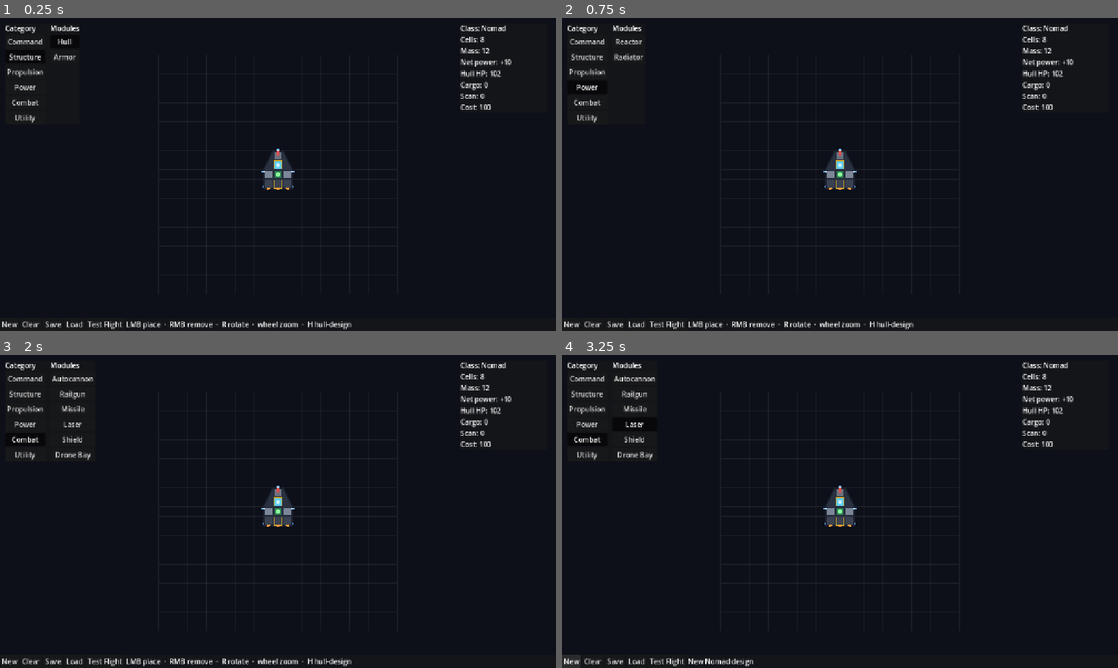
Above: before the commit, frames 1-4 (two rows, left to right).
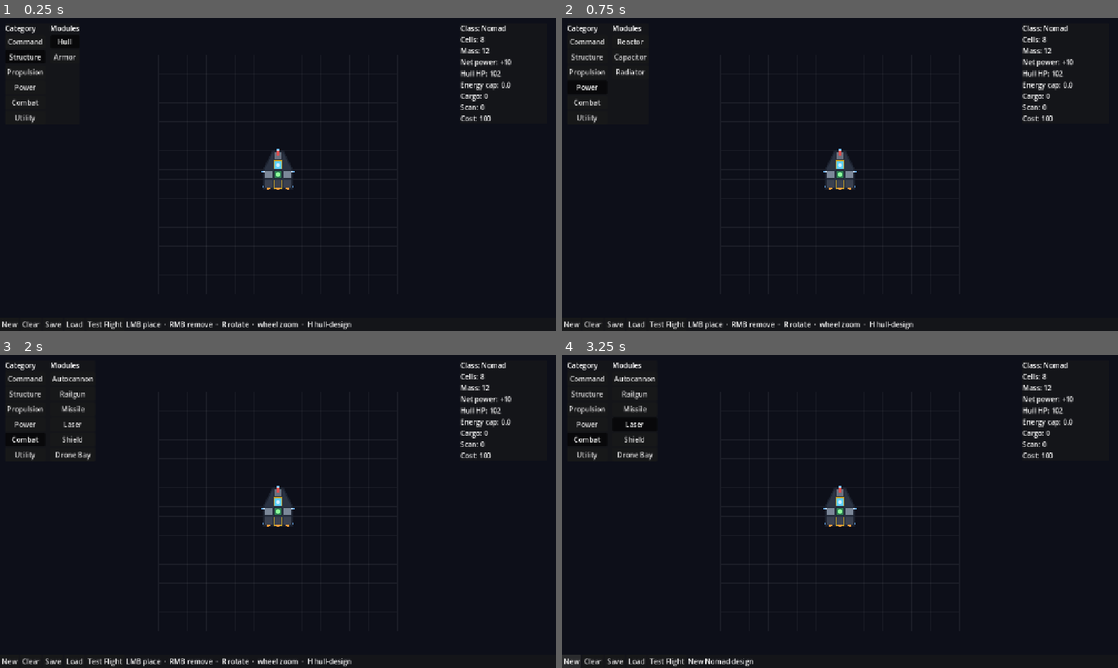
Above: after the commit, the same moments.

Repository: psyinf/seeker
Game: Godot game, scene res://scenes/main/main.tscn
Same seed, same stepped clock (60 frames per second), same inputs: the game is played once before the commit and once after it.
Inputs:
- Up to frame 1 (0.25 s): no input
- Up to frame 2 (0.75 s): click "Power" at 0.5 s
- Up to frame 3 (2 s): click "Combat" at 1.25 s
- Up to frame 4 (3.25 s): click "Laser" at 2 s; click "New" at 2.75 s

The runs differ from the first frame. In frame 1, 0.3% of the frame differs, in the area x 82-92%, y 20-33%; in frame 2, 0.5%, in the area x 9-92%, y 6-33%; in frame 3, 0.3%; in frame 4, 0.3%.

Commit message:
feat: add beam capacitor and Capacitor module
Energy weapons now run on an internal capacitor that drains while firing and reloads while idle (full drain locks out until fully reloaded). New Capacitor module adds energy capacity that extends every energy weapon's duration. Document the drive/shield/weapon energy-management idea.

Diff:
--- a/scenes/ship/editor/ship_design_editor.gd
+++ b/scenes/ship/editor/ship_design_editor.gd
@@ -43,6 +43,7 @@
 	]],
 	["Power", [
 		[ShipSegment.Kind.REACTOR, "Reactor"],
+		[ShipSegment.Kind.CAPACITOR, "Capacitor"],
 		[ShipSegment.Kind.RADIATOR, "Radiator"],
 	]],
 	["Combat", [
@@ -350,6 +351,7 @@
 		"Mass: %.0f" % design.total_mass(),
 		"Net power: %+.0f" % design.net_power(),
 		"Hull HP: %.0f" % design.total_hp(),
+		"Energy cap: %.1f" % design.energy_capacity_total(),
 		"Cargo: %.0f" % design.cargo_capacity_total(),
 		"Scan: %.0f" % design.scan_range_total(),
 		"Cost: %.0f" % design.build_cost_total(),
--- a/scenes/ship/module_stats.gd
+++ b/scenes/ship/module_stats.gd
@@ -27,6 +27,9 @@
 @export var scan_range: float = 0.0
 ## Fuel storage the module adds (fuel tanks only).
 @export var fuel_capacity: float = 0.0
+## Energy storage the module adds (capacitors only); extends energy-weapon
+## capacity now, and is the reserve a future energy system draws from.
+@export var energy_capacity: float = 0.0
 
 
 ## Baseline stats for a `ShipSegment.Kind`, as a fresh resource. Callers own the
@@ -92,6 +95,12 @@
 			s.mass = 2.0
 			s.armor_hp = 40.0
 			s.build_cost = 12.0
+		ShipSegment.Kind.CAPACITOR:
+			s.mass = 1.0
+			s.power_draw = 1.0
+			s.armor_hp = 8.0
+			s.build_cost = 14.0
+			s.energy_capacity = 2.0
 		_:
 			pass
 	return s
--- a/scenes/ship/segmented_hull.gd
+++ b/scenes/ship/segmented_hull.gd
@@ -161,5 +161,7 @@
 			return Color("9aa4b0")
 		ShipSegment.Kind.ARMOR:
 			return Color("5a6270")
+		ShipSegment.Kind.CAPACITOR:
+			return Color("c9b03a")
 		_:
 			return Color("7b8798")
--- a/scenes/ship/ship.gd
+++ b/scenes/ship/ship.gd
@@ -154,6 +154,8 @@
 		turret.queue_free()
 	_turrets.clear()
 	var cs := design.cell_size
+	# Capacitor modules add to every energy weapon's store, so they fire longer.
+	var capacitor_bonus := design.energy_capacity_total()
 	for segment in design.segments:
 		if segment == null or segment.kind != ShipSegment.Kind.WEAPON:
 			continue
@@ -161,6 +163,7 @@
 		if turret == null:
 			continue
 		turret.weapon = WeaponConfig.from_name(segment.weapon)
+		turret.capacitor_bonus = capacitor_bonus
 		turret.position = Vector2(segment.cell) * cs
 		turret.rotation = segment.facing_dir().angle() + PI / 2.0
 		add_child(turret)
--- a/scenes/ship/ship_design.gd
+++ b/scenes/ship/ship_design.gd
@@ -219,6 +219,16 @@
 	for segment in segments:
 		if segment != null:
 			total += segment.stats().build_cost
+	return total
+
+
+## Combined energy storage from all capacitor modules; extends the ship's
+## energy-weapon capacity (and the future shared energy reserve).
+func energy_capacity_total() -> float:
+	var total := 0.0
+	for segment in segments:
+		if segment != null:
+			total += segment.stats().energy_capacity
 	return total
 
 
--- a/scenes/ship/ship_segment.gd
+++ b/scenes/ship/ship_segment.gd
@@ -24,6 +24,7 @@
 	FUEL_TANK,
 	RADIATOR,
 	ARMOR,
+	CAPACITOR,
 }
 
 ## Which way a directional part points. UP is -Y — the ship's forward.
--- a/scenes/ship/ship_turret.gd
+++ b/scenes/ship/ship_turret.gd
@@ -83,6 +83,17 @@
 ## it reaches this frame (local pixels from the muzzle).
 var _beam_active: bool = false
 var _beam_length: float = 0.0
+## Extra capacitor energy granted by the ship's Capacitor modules; added to the
+## weapon's own store so mounting capacitors lets energy weapons fire longer.
+var capacitor_bonus: float = 0.0:
+	set(value):
+		capacitor_bonus = value
+		_charge = _max_charge() # top up so the added capacity starts full
+## Current capacitor charge (energy) of a BEAM weapon.
+var _charge: float = 0.0
+## False after a full depletion until the capacitor reloads to full again; blocks
+## firing so the beam can't stutter at empty.
+var _beam_ready: bool = true
 
 ## Physics layer targets sit on; beams ray-cast against it.
 const TARGET_LAYER := 4
@@ -106,6 +117,16 @@
 		return
 	fire_rate = weapon.fire_rate
 	projectile_speed = weapon.projectile_speed
+	_charge = _max_charge() # a fresh weapon starts fully charged
+	_beam_ready = true
+
+
+## Effective capacitor size: the weapon's own store plus the ship's capacitor
+## modules. Zero for non-beam weapons.
+func _max_charge() -> float:
+	if weapon == null or weapon.kind != WeaponConfig.Kind.BEAM:
+		return 0.0
+	return weapon.capacitor + capacitor_bonus
 
 
 func _process(delta: float) -> void:
@@ -162,13 +183,26 @@
 		recoil_applied.emit(-dir * recoil)
 
 
-## Runs the energy beam while firing: ray-casts along the barrel up to the
-## weapon's range, burns the first target hit (damage per second), and records the
-## reach so `_draw` can render the beam. No projectile, no recoil.
+## Runs the energy beam while firing: drains the capacitor, ray-casts along the
+## barrel up to the weapon's range, burns the first target hit (damage per
+## second), and records the reach so `_draw` can render the beam. The capacitor
+## recharges while idle and, once fully drained, must reload to full before firing
+## again (so a short burst keeps its remaining charge). No projectile, no recoil.
 func _process_beam(delta: float) -> void:
-	if not firing:
-		if _beam_active:
-			_beam_active = false
+	var cap := _max_charge()
+	var wants_fire := firing and _beam_ready and _charge > 0.0
+	if wants_fire:
+		_charge = maxf(0.0, _charge - weapon.discharge_rate * delta)
+		if _charge <= 0.0:
+			_beam_ready = false
+	elif _charge < cap:
+		_charge = minf(cap, _charge + weapon.recharge_rate * delta)
+		if _charge >= cap:
+			_beam_ready = true
+	if not wants_fire:
+		var need_redraw := _beam_active or _charge < cap
+		_beam_active = false
+		if need_redraw:
 			queue_redraw()
 		return
 	var muzzle := muzzle_position()
@@ -202,3 +236,11 @@
 		draw_line(start, tip, Color(weapon.projectile_color, 0.3), 6.0, true)
 		draw_line(start, tip, weapon.projectile_color, 2.0, true)
 		draw_circle(tip, 3.0, weapon.projectile_color)
+	# Capacitor charge ring around the base: full arc = charged, dim = reloading.
+	var cap := _max_charge()
+	if cap > 0.0:
+		var frac := clampf(_charge / cap, 0.0, 1.0)
+		var ring := weapon.projectile_color if _beam_ready else Color(0.55, 0.58, 0.62)
+		if frac > 0.0:
+			draw_arc(Vector2.ZERO, base_radius + 3.0, -PI / 2.0, -PI / 2.0 + TAU * frac,
+				28, Color(ring, 0.85), 2.0, true)
--- a/scenes/ship/weapon_config.gd
+++ b/scenes/ship/weapon_config.gd
@@ -29,6 +29,14 @@
 @export_range(0.0, 20.0, 0.1) var homing_turn_rate: float = 4.0
 ## Reach of a BEAM weapon, in pixels (hitscan). Ignored by other kinds.
 @export var beam_range: float = 700.0
+## Internal energy store of a BEAM weapon; firing drains it and it recharges while
+## idle. Max continuous beam time = capacitor / discharge_rate. Ignored by other
+## kinds. Ship-mounted Capacitor modules add to this at build time.
+@export var capacitor: float = 2.5
+## Energy/sec a BEAM weapon drains while firing.
+@export var discharge_rate: float = 1.0
+## Energy/sec a BEAM weapon's capacitor recharges while not firing.
+@export var recharge_rate: float = 0.7
 ## Tracer / body color of the spawned round (or the beam).
 @export var projectile_color: Color = Color("ffd36b")
 ## Round spawned per shot. Presets preload the matching bolt/missile scene.
@@ -116,5 +124,8 @@
 	w.ammo_mass = 0.0           # energy weapon: no recoil
 	w.fire_rate = 1.0           # unused for a continuous beam
 	w.beam_range = 720.0
+	w.capacitor = 2.5           # ~2.5s of continuous fire from a full charge
+	w.discharge_rate = 1.0
+	w.recharge_rate = 0.7       # ~3.6s to reload from empty
 	w.projectile_color = Color("ff5470")
 	return w
Not shown, changed: docs/architecture.md
Not shown, changed: docs/devlog.md
Not shown, changed: docs/game-design.md
